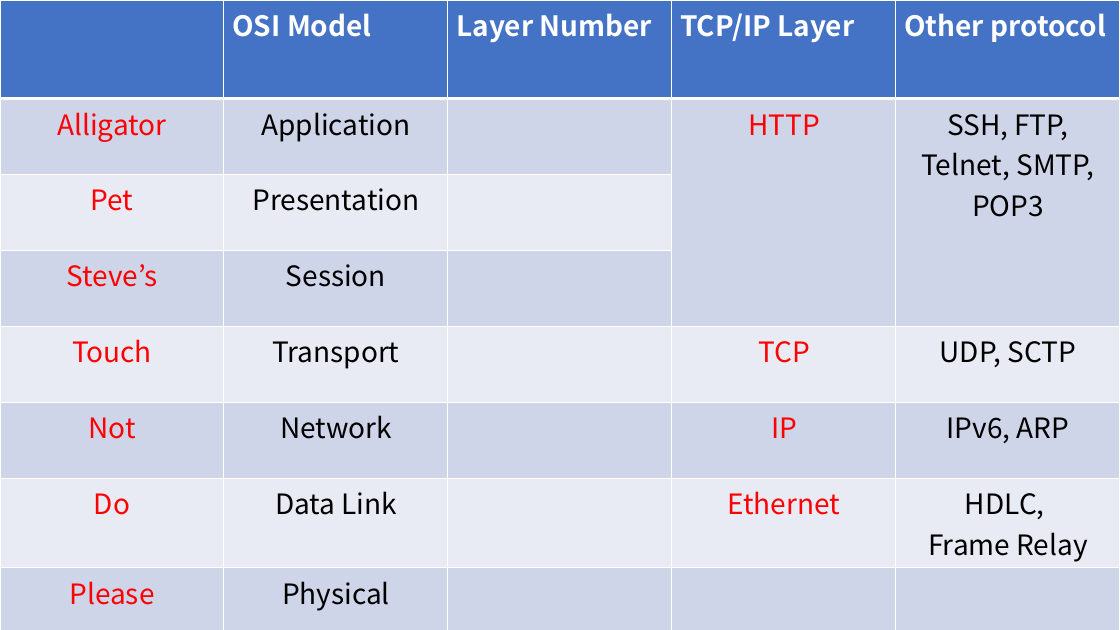
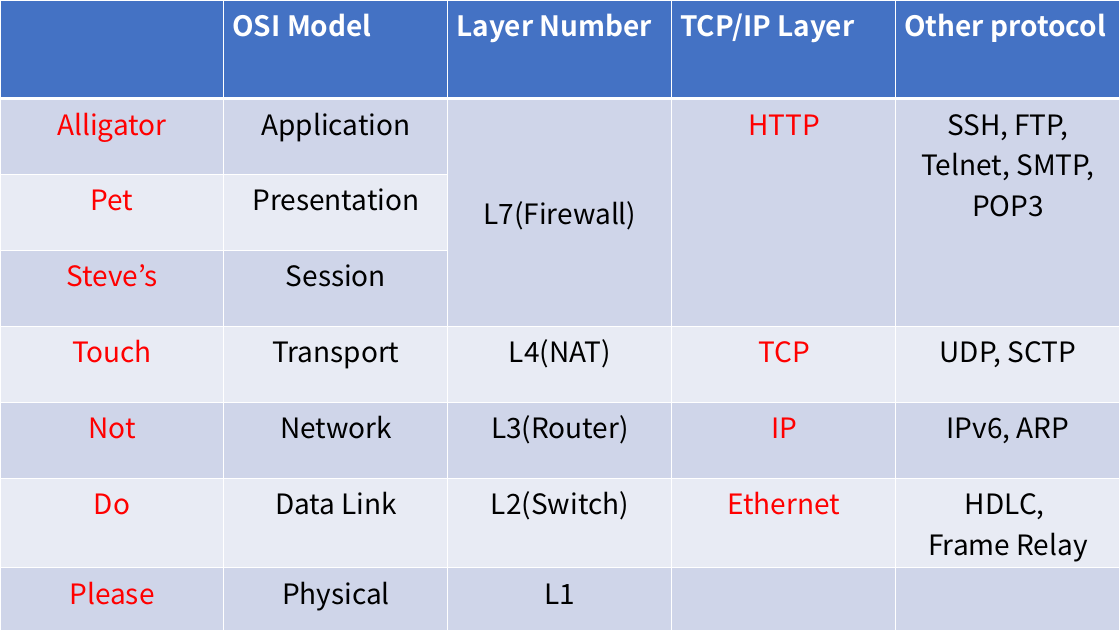
Before and after one commit to woonie96/OSI-AND-TCP, a slide deck: slide 1 of OSI-AND-TCP.pptx. Drawn at 1120x630 pixels with LibreOffice and Linux fonts; fonts in the diff are those of the drawing. Boxes give left, top, right and bottom in pixels: in the first picture for what was removed or moved away, otherwise in the second. Text is boxed around its words. In the diff, an @@ line names an element or a change of style, - is before the commit and + after.

Commit message:
Layer number edit

```diff
--- a/OSI-AND-TCP.pptx
+++ b/OSI-AND-TCP.pptx
@@ table at [0, 0, 1120, 630] @@
-row 2, column 3: 
+row 2, column 3: L7(Firewall)
-row 5, column 3: 
+row 5, column 3: L4(NAT)
-row 6, column 3: 
+row 6, column 3: L3(Router)
-row 7, column 3: 
+row 7, column 3: L2(Switch)
-row 8, column 3: 
+row 8, column 3: L1
```
